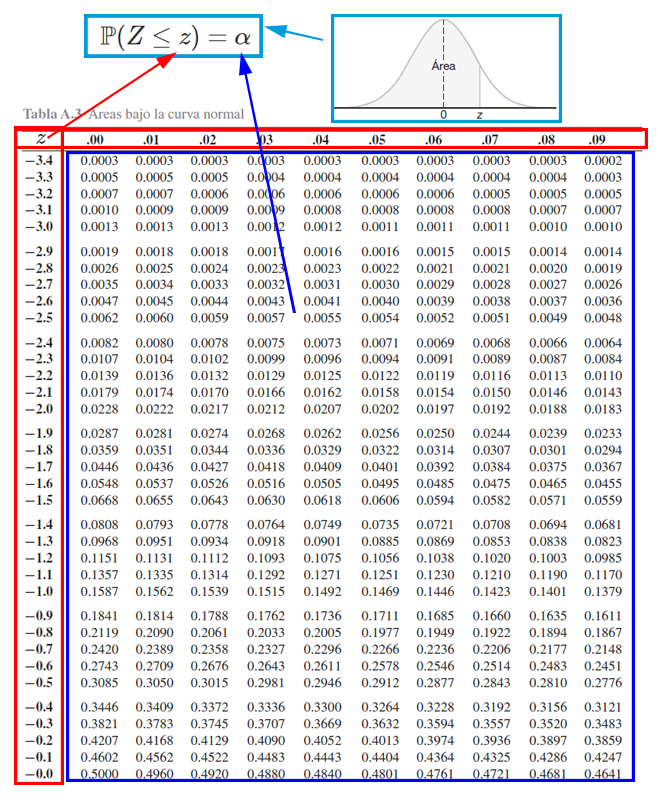
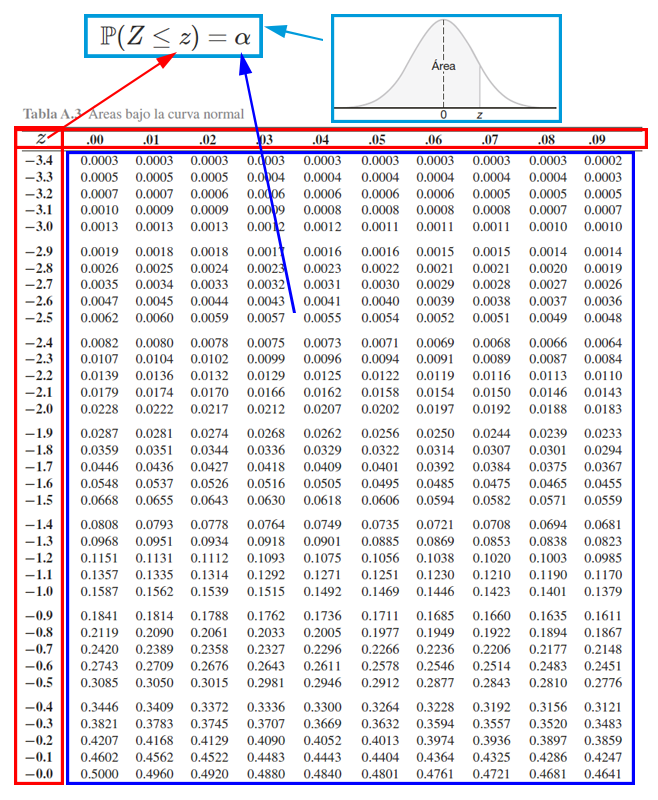
Before/after of a 658×800 layered artwork. What changed in the layer stack:
painted on "Rectángulo 3" over [66, 778, 635, 785]
